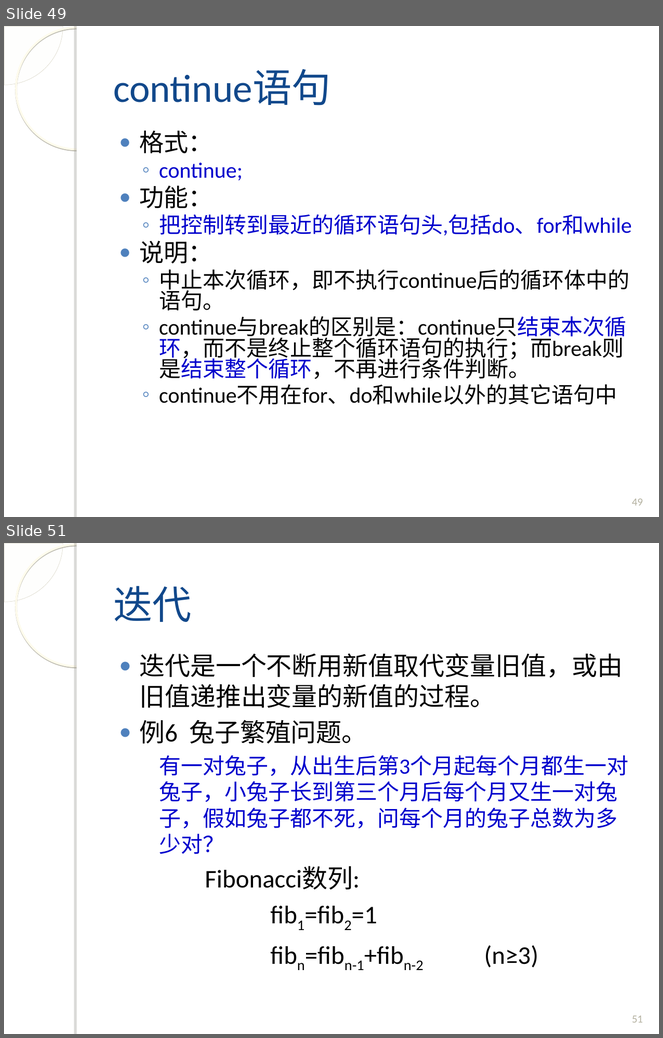
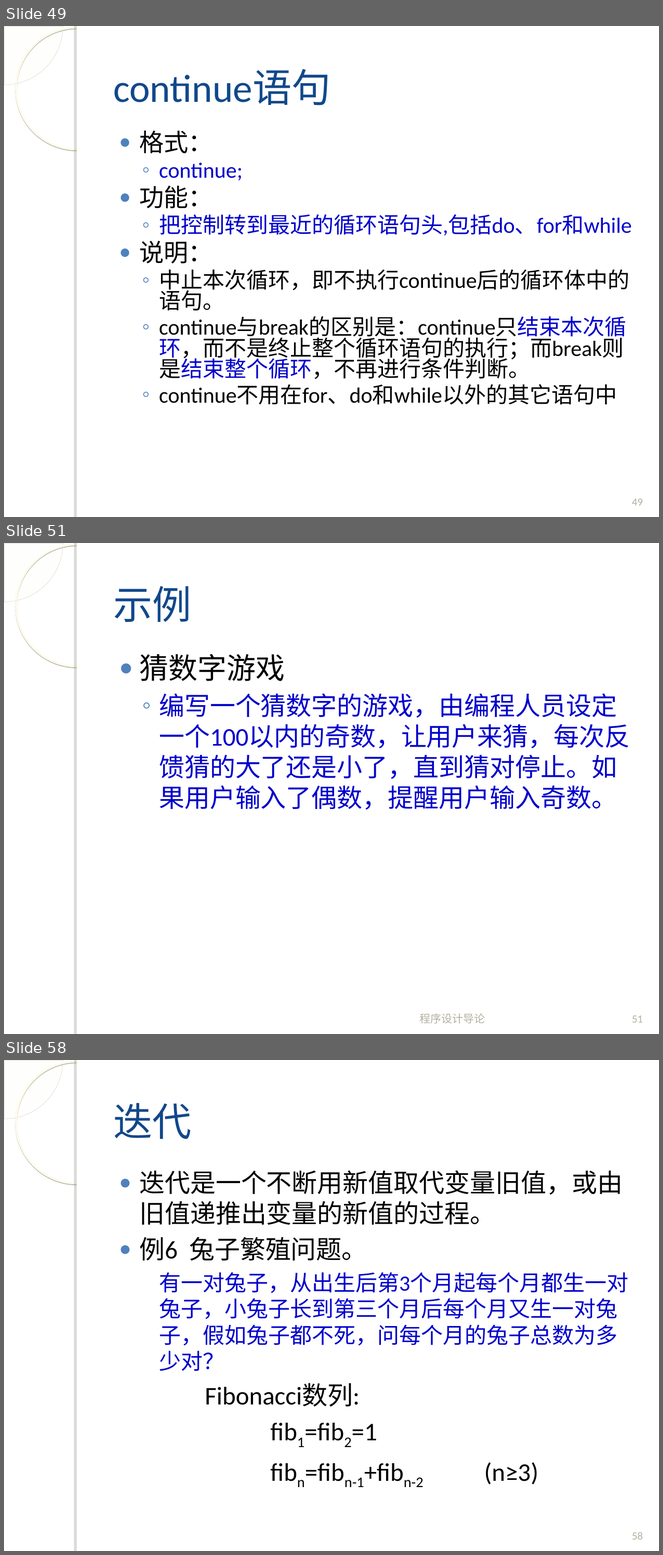
Before and after one commit to fanju1984/introduction-to-programming, a slide deck: introduction-to-programming/slides/2017/04-Control-Statement-2.ppt. Shown one above the other, each under a label of ours: slides 49 and 51 before the commit, slides 49, 51 and 58 after it; the slides between them are not shown. The pictures are 663x1038 and 663x1555 pixels, drawn with LibreOffice and Linux fonts; fonts in the diff are those of the drawing; background and template pictures are left out. Boxes give left, top, right and bottom in pixels: in the first picture for what was removed or moved away, otherwise in the second. Text is boxed around its words. In the diff, an @@ line names an element or a change of style, - is before the commit and + after.

```diff
--- a/introduction-to-programming/slides/2017/04-Control-Statement-2.ppt
+++ b/introduction-to-programming/slides/2017/04-Control-Statement-2.ppt
@@ slide 51 added at <box>4,543,659,1034</box>, background picture (left out); not listed: 4 template elements that a slide beside it also shows @@
@@ title added at <box>113,586,191,622</box>, 43 pt, text #11488B @@
+示例
@@ text added at <box>139,654,630,810</box>, 28 pt, text #0000CC @@
+● 猜数字游戏
+  ◦ 编写一个猜数字的游戏，由编程人员设定一个100以内的奇数，让用户来猜，每次反馈猜的大了还是小了，直到猜对停止。如果用户输入了偶数，提醒用户输入奇数。
@@ text added at <box>420,1014,486,1024</box>, 12 pt, text #B4B1A0 @@
+程序设计导论
@@ page number added at <box>632,1016,643,1023</box>, 12 pt, text #B4B1A0 @@
+51
@@ what was slide 51 is now slide 58 @@
@@ page number at <box>632,1533,643,1540</box>: text changed @@
-51
+58
```
Also in this commit, not shown: 5 slides changed, 8 other slides added, 4 slides removed, 1 other file.
